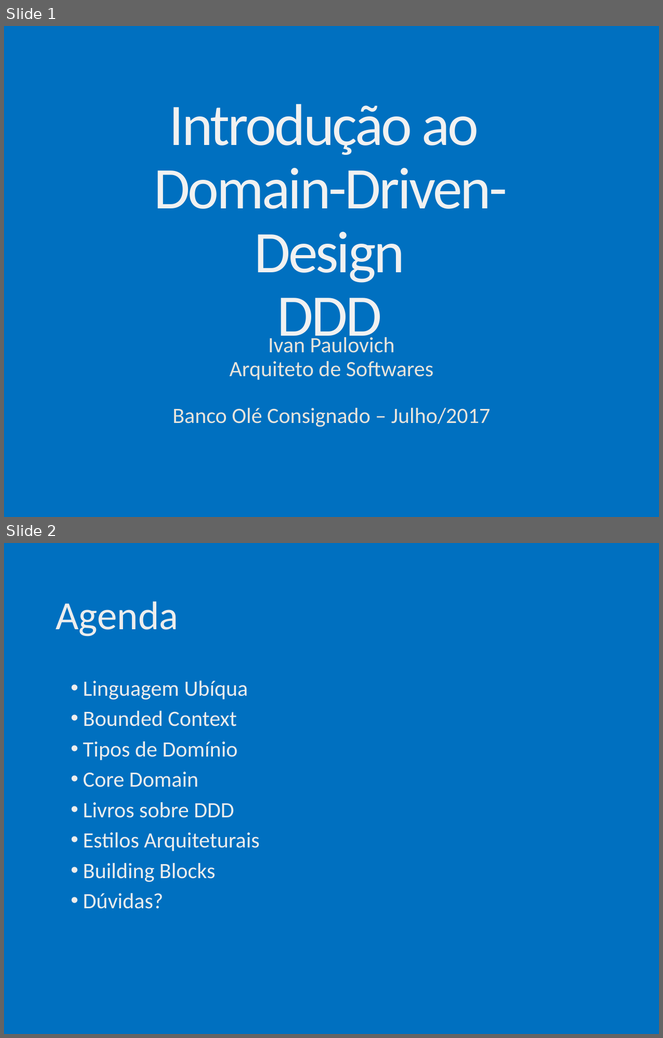
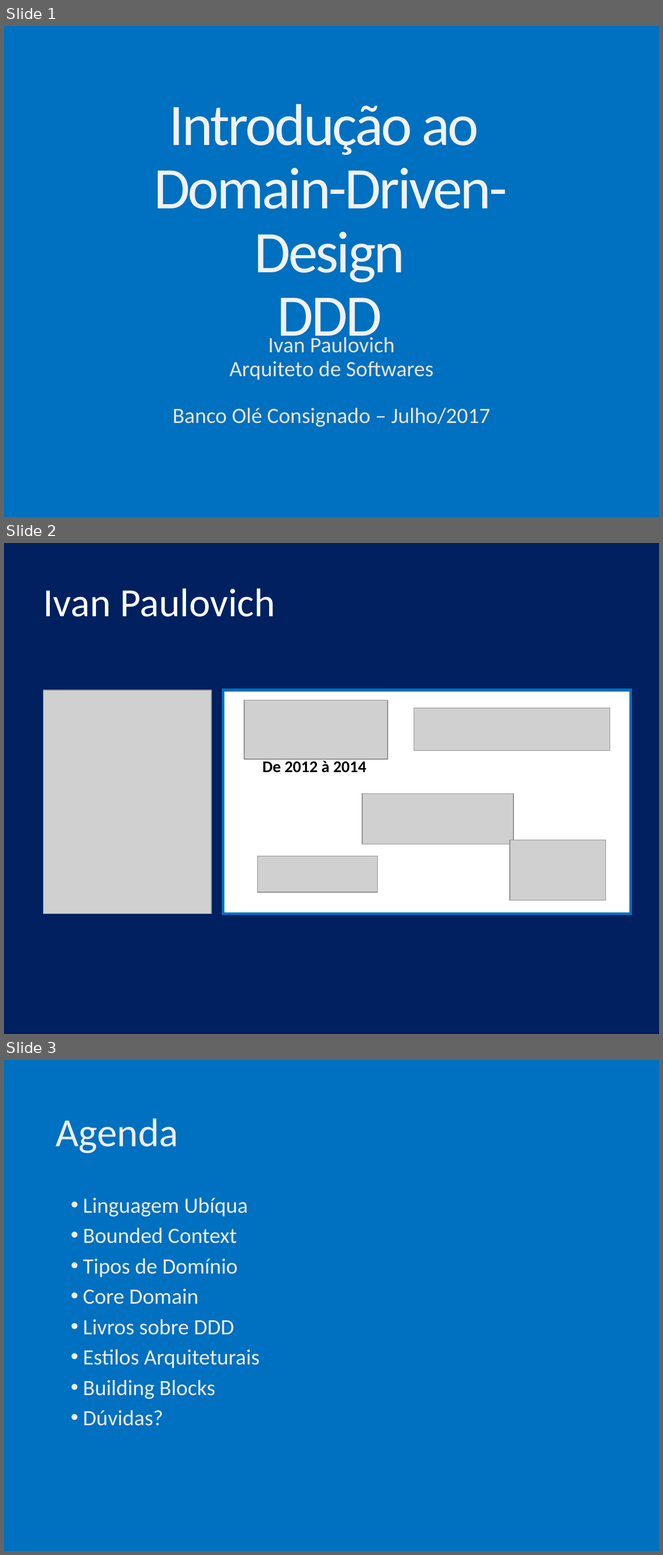
Before and after one commit to ivanpaulovich/event-sourcing-jambo, a slide deck: docs/Introdução ao Domain-Driven-Design (DDD).pptx. Shown one above the other, each under a label of ours: slides 1 and 2 before the commit, slides 1, 2 and 3 after it. The pictures are 663x1038 and 663x1555 pixels, drawn with LibreOffice and Linux fonts; fonts in the diff are those of the drawing; grey boxes stand for pictures. Boxes give left, top, right and bottom in pixels: in the first picture for what was removed or moved away, otherwise in the second. Text is boxed around its words. In the diff, an @@ line names an element or a change of style, - is before the commit and + after.

```diff
--- a/docs/Introdução ao Domain-Driven-Design (DDD).pptx
+++ b/docs/Introdução ao Domain-Driven-Design (DDD).pptx
@@ slide 2 added at <box>4,543,659,1034</box>, background #002060 @@
@@ title added at <box>44,588,275,617</box>, 44 pt, text #FFFFFF @@
+Ivan Paulovich
@@ picture added at <box>44,691,211,914</box> @@
@@ rectangle added at <box>223,691,631,914</box>, fill #FFFFFF, outline #0070C0 3 pt @@
@@ picture added at <box>244,700,388,759</box> @@
@@ picture added at <box>414,708,611,750</box> @@
@@ text added at <box>262,759,366,773</box>, 18 pt, text #000000, bold @@
+De 2012 à 2014
@@ picture added at <box>362,794,514,845</box> @@
@@ picture added at <box>510,840,606,901</box> @@
@@ picture added at <box>258,856,377,892</box> @@
@@ what was slide 2 is now slide 3 @@
```
Also in this commit, not shown: 3 other files.
